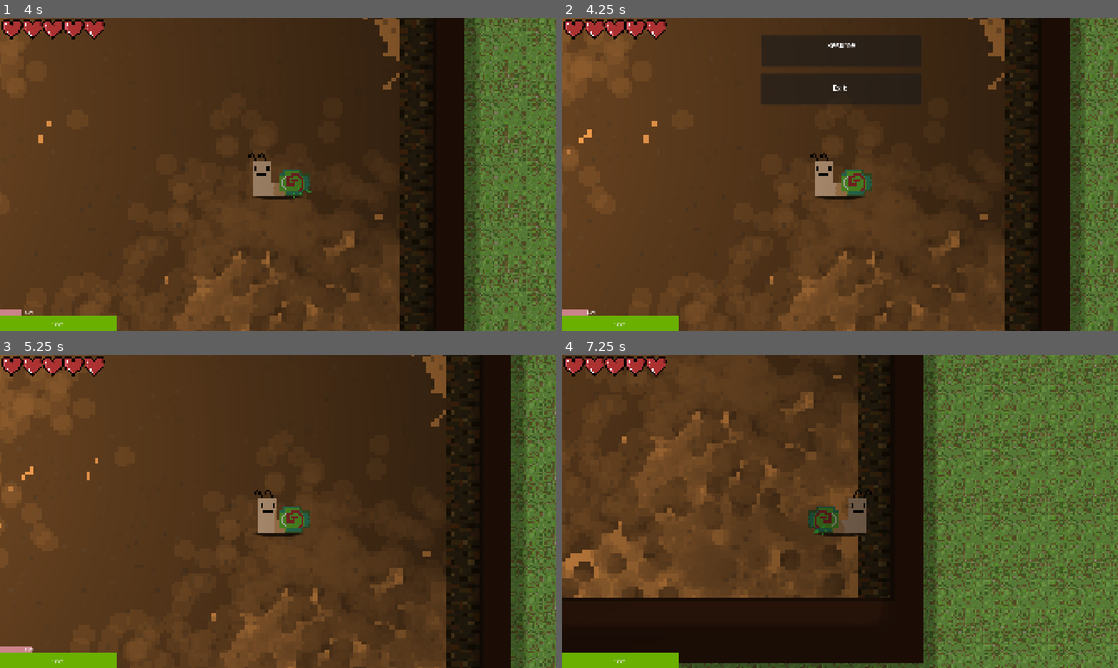
Above: before the commit, frames 1-4 (two rows, left to right).
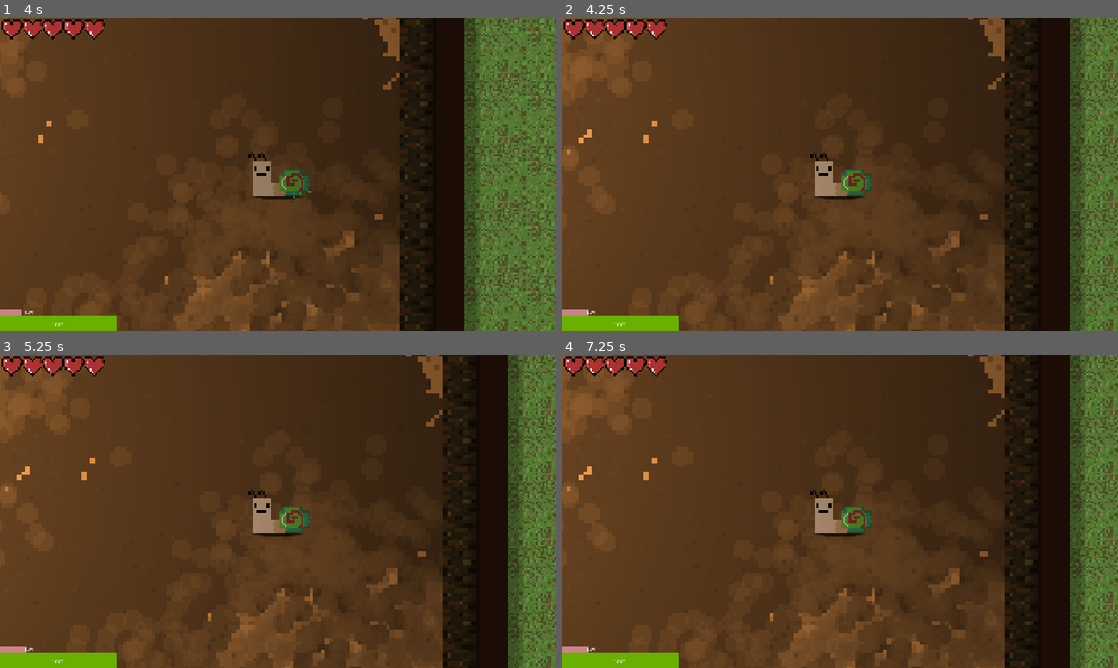
Above: after the commit, the same moments.

Repository: mark4pro/rogue-like
Game: Godot game, scene res://worldGen/testGen.tscn
Same seed, same stepped clock (60 frames per second), same inputs: the game is played once before the commit and once after it.
Inputs (mouse positions are in pixels of both pictures, inside the frame that each line leads up to):
- Up to frame 1 (4 s): tap Enter at 0.5 s; move the mouse to (400, 158) at 0.52 s; hold D (right) 0.53-1.28 s; tap F6 (free_cam) at 0.6, 3.6 s; click (400, 158) at 0.67 s; tap Space at 1.25 s; move the mouse to (166, 190) at 1.27 s; hold S (down) 1.28-2.03 s; tap E (pickup) at 1.35 s; move the mouse to (333, 105) at 2.02 s; hold D (right) 2.03-2.78 s; tap Ctrl (roll) at 2.1 s; move the mouse to (250, 237) at 2.77 s; hold W (up) 2.78-3.53 s; tap Shift (sprint) at 2.85 s; click (250, 237) at 2.92 s; move the mouse to (444, 221) at 3.52 s; hold A (left) from 3.53 s (still down)
- Up to frame 2 (4.25 s): keep holding A (left); tap Escape (pause) at 4.15 s
- Up to frame 3 (5.25 s): move the mouse to (111, 464) at 4.27 s; tap E (pickup) at 4.35 s; release A (left) at 5 s; click (278, 389) at 5 s, where only the run before the commit has a clickable "Resume"
- Up to frame 4 (7.25 s): move the mouse to (867, 511) at 5.77 s; hold S (down) 5.78-6.53 s; tap Ctrl (roll) at 5.85 s; click (867, 511) at 5.92 s; move the mouse to (756, 433) at 6.52 s; hold D (right) from 6.53 s (still down); tap Shift (sprint) at 6.6 s

Frame 1 is identical in both runs. In frame 2, 3.9% of the frame differs, in the area x 35-59%, y 5-28%; in frame 3, 6.6%; in frame 4, 61%, in the area x 0-100%, y 0-100%.

Commit message:
death screen

Diff:
--- a/Assets/prefabs/player.tscn
+++ b/Assets/prefabs/player.tscn
@@ -368,6 +368,7 @@
 [node name="pause_menu" type="CanvasLayer" parent="." unique_id=732976117]
 
 [node name="pauseMenu" type="Control" parent="pause_menu" unique_id=403354627]
+visible = false
 layout_mode = 3
 anchors_preset = 15
 anchor_right = 1.0
@@ -436,7 +437,51 @@
 horizontal_alignment = 1
 vertical_alignment = 1
 
+[node name="Dead" type="CanvasLayer" parent="." unique_id=133084291]
+
+[node name="death_screen" type="Control" parent="Dead" unique_id=279523899]
+layout_mode = 3
+anchors_preset = 0
+offset_right = 40.0
+offset_bottom = 40.0
+
+[node name="ColorRect" type="ColorRect" parent="Dead" unique_id=1304564367]
+visible = false
+anchors_preset = -1
+anchor_left = 20.1
+anchor_top = 1.0
+anchor_right = 20.1
+anchor_bottom = 1.0
+offset_left = -37788.0
+offset_top = -1042.0
+offset_right = -37393.0
+offset_bottom = -636.0
+grow_horizontal = 2
+grow_vertical = 2
+color = Color(0.27179256, 4.9695e-05, 0.2717905, 1)
+
+[node name="back_to_hub" type="Button" parent="Dead" unique_id=164796879]
+offset_left = 752.0
+offset_top = 23.0
+offset_right = 1241.0
+offset_bottom = 126.0
+
+[node name="Label" type="Label" parent="Dead/back_to_hub" unique_id=1413778075]
+layout_mode = 1
+anchors_preset = -1
+anchor_left = 0.23500001
+anchor_top = 0.155
+anchor_right = 0.23500001
+anchor_bottom = 0.155
+offset_left = 0.084991455
+offset_top = 0.034999847
+offset_right = 236.08499
+offset_bottom = 66.035
+theme_override_font_sizes/font_size = 25
+text = "Back to hub world"
+
 [connection signal="animation_finished" from="RotPoint/Sprite2D" to="." method="_on_sprite_2d_animation_finished"]
 [connection signal="timeout" from="roll_cooldown" to="." method="_on_roll_cooldown_timeout"]
 [connection signal="pressed" from="pause_menu/pauseMenu/exit_game" to="pause_menu/pauseMenu" method="_on_exit_game_pressed"]
 [connection signal="button_down" from="pause_menu/pauseMenu/Resume" to="pause_menu/pauseMenu" method="_on_resume_button_down"]
+[connection signal="pressed" from="Dead/back_to_hub" to="." method="_on_back_to_hub_pressed"]
--- a/Script/player_controller.gd
+++ b/Script/player_controller.gd
@@ -11,6 +11,7 @@
 @onready var Inventory_UI : CanvasLayer = $InventoryUI
 @onready var camera : Camera2D = $Camera2D
 @onready var pauseMenu : CanvasLayer = $pause_menu
+@onready var deathScreen : CanvasLayer = $Dead
 
 @export_category("Stats")
 @export var max_health : float = 100
@@ -54,6 +55,7 @@
 func _ready():
 	Inventory_UI.visible = false
 	pauseMenu.visible = false
+	deathScreen.visible = false
 	Global.inventoryUI = $InventoryUI/Inventory_UI
 
 	var boundsChk = get_tree().get_nodes_in_group("Bounds")
@@ -200,7 +202,9 @@
 
 		#Death
 		if not health > 0:
-			queue_free() #change this later
+			deathScreen.visible = true
+			sprite.visible = false
+			freeze = true
 	else:
 		sprite.pause()
 		roll_cooldown.paused = true
@@ -249,3 +253,7 @@
 func _on_sprite_2d_animation_finished() -> void:
 	if anim == "start_roll" or anim == "end_roll":
 		roll_state += 1
+
+
+func _on_back_to_hub_pressed() -> void:
+	Global.sceneIndex = 0
